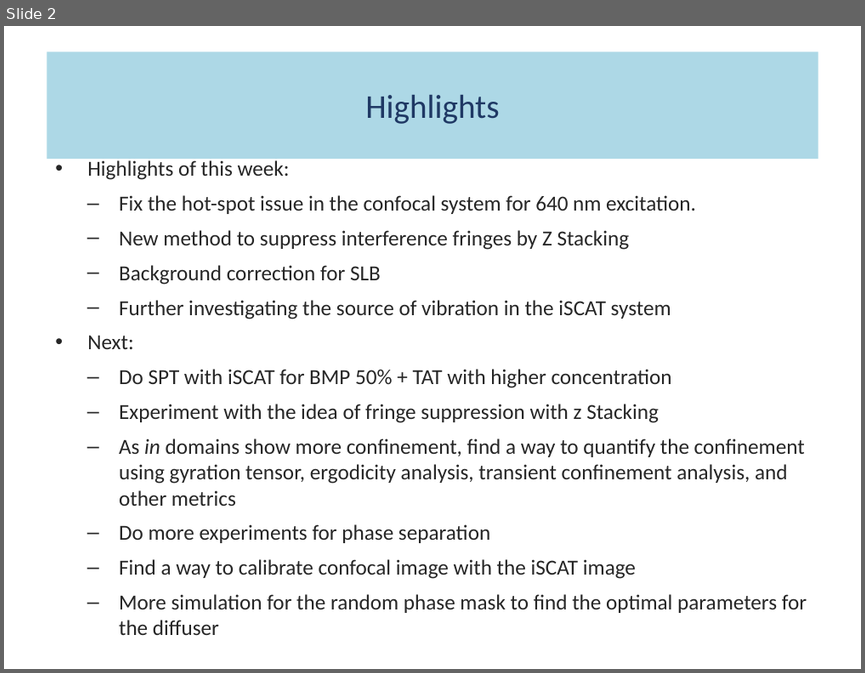
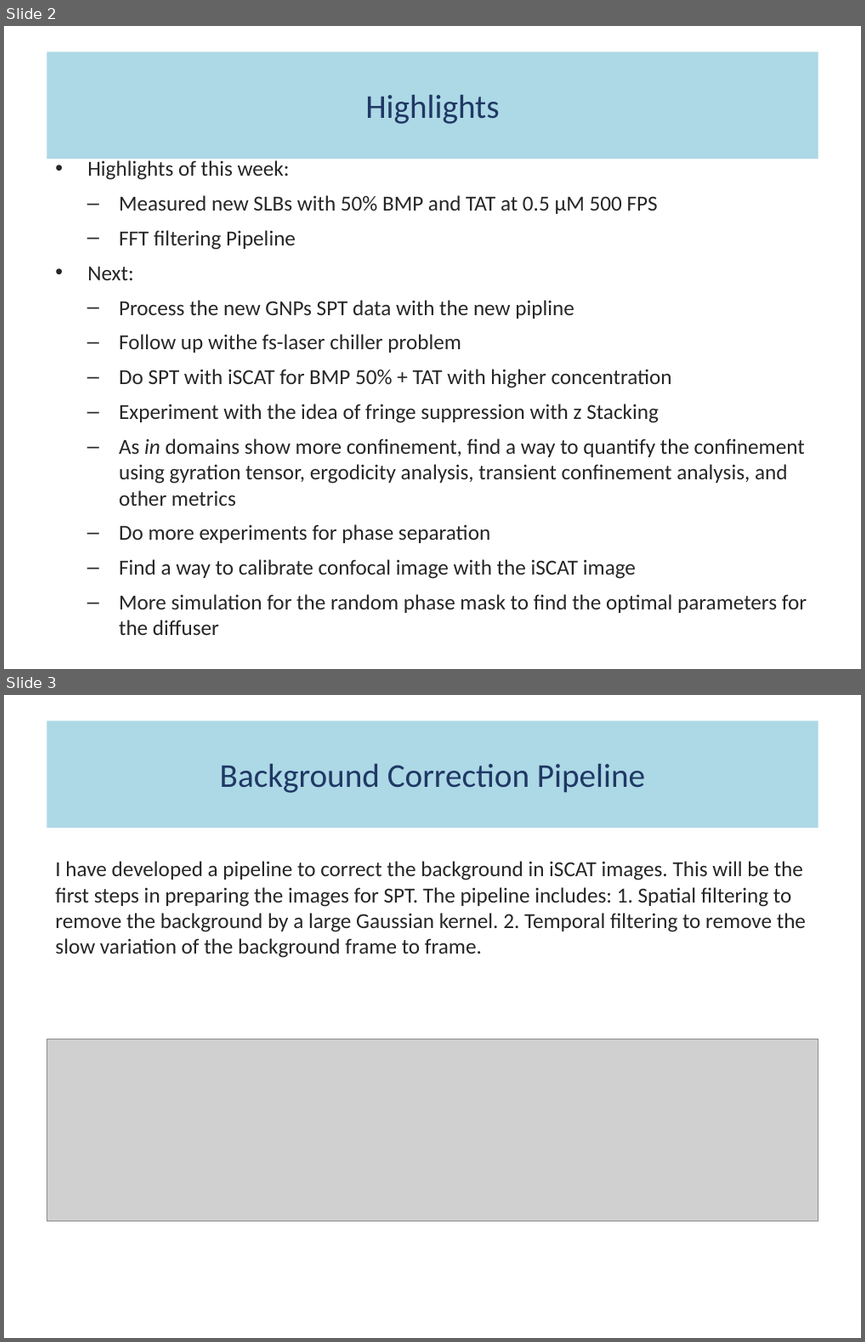
Before and after one commit to fathi0amir/ppt-with-quarto, a slide deck: main.pptx. Shown one above the other, each under a label of ours: slide 2 before the commit, slides 2 and 3 after it. The pictures are 865x673 and 865x1342 pixels, drawn with LibreOffice and Linux fonts; fonts in the diff are those of the drawing; grey boxes stand for pictures. Boxes give left, top, right and bottom in pixels: in the first picture for what was removed or moved away, otherwise in the second. Text is boxed around its words. In the diff, an @@ line names an element or a change of style, - is before the commit and + after.

```diff
--- a/main.pptx
+++ b/main.pptx
@@ slide 3 added at (4, 695, 861, 1338), background #FFFFFF @@
@@ title added at (46, 721, 818, 828), fill #ADD8E6, 28 pt, text #1F3864 @@
+Background Correction Pipeline
@@ text added at (55, 861, 806, 958), 18 pt, text #262626 @@
+I have developed a pipeline to correct the background in iSCAT images. This will be the first steps in preparing the images for SPT. The pipeline includes: 1. Spatial filtering to remove the background by a large Gaussian kernel. 2. Temporal filtering to remove the slow variation of the background frame to frame.
@@ picture added at (46, 1038, 818, 1220) @@
@@ slide 2 changed as well @@
@@ text at (119, 195, 658, 250): text changed @@
-  – Fix the hot-spot issue in the confocal system for 640 nm excitation.
-  – New method to suppress interference fringes by Z Stacking
-  – Background correction for SLB
-  – Further investigating the source of vibration in the iSCAT system
+  – Measured new SLBs with 50% BMP and TAT at 0.5 µM 500 FPS
+  – FFT filtering Pipeline
@@ text at (119, 300, 574, 352): paragraphs added @@
+  – Process the new GNPs SPT data with the new pipline
+  – Follow up withe fs-laser chiller problem
```
Also in this commit, not shown: 2 other slides changed, 4 other slides added, 6 slides removed, 3 other files.
